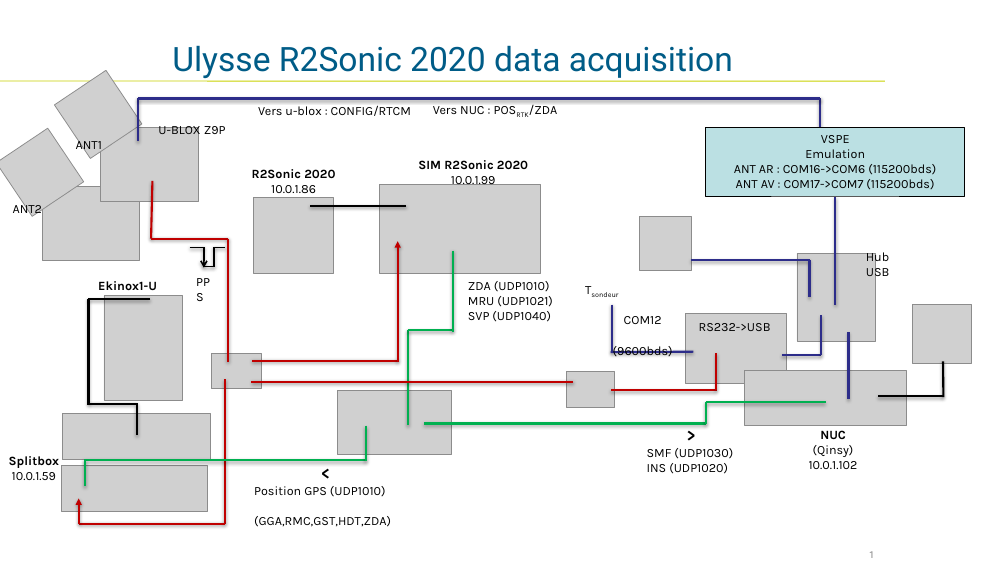
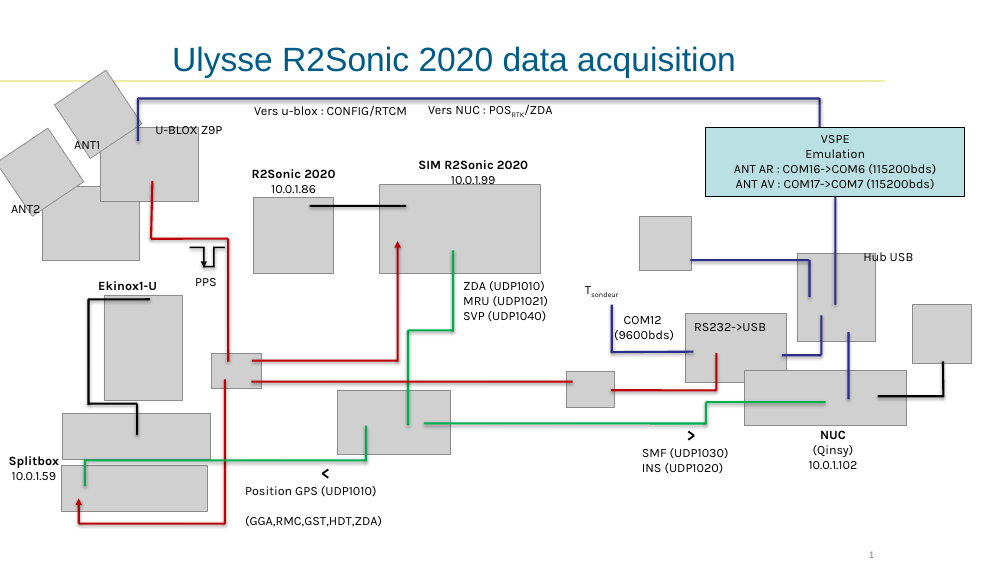
Before and after one commit to KevinBdn/ULYSSE, a slide deck: slide 1 of Documentation/schema_montage_Ulysse_sept2019_006.pptx. Drawn at 1008x567 pixels with LibreOffice and Linux fonts; fonts in the diff are those of the drawing; grey boxes stand for pictures; background and template pictures are left out. Boxes give left, top, right and bottom in pixels: in the first picture for what was removed or moved away, otherwise in the second. Text is boxed around its words. In the diff, an @@ line names an element or a change of style, - is before the commit and + after.

```diff
--- a/Documentation/schema_montage_Ulysse_sept2019_006.pptx
+++ b/Documentation/schema_montage_Ulysse_sept2019_006.pptx
@@ text "Ulysse R2Sonic 2020 data acquisition" at [172, 46, 736, 78]: font Roboto to Arial @@
@@ line (0, 81) - (885, 81): stroke #C8D100 0.75 pt to #C8D100 0.74 pt @@
@@ text "U-BLOX Z9P" rewrapped from [158, 123, 226, 138] to [155, 123, 223, 134] @@
@@ text "Vers u-blox : CONFIG/RTCM": place and size @@
-text "Vers u-blox : CONFIG/RTCM" at [258, 105, 411, 116]
+text "Vers u-blox : CONFIG/RTCM" at [254, 105, 407, 116]
@@ text "Vers NUC : POSRTK/ZDA": place and size @@
-text "Vers NUC : POSRTK/ZDA" at [433, 104, 557, 115]
+text "Vers NUC : POSRTK/ZDA" at [428, 104, 552, 115]
@@ rectangle "VSPE" at [706, 127, 965, 196]: outline #000000 0.75 pt to #000000 0.74 pt @@
@@ text "Hub USB" rewrapped from [866, 252, 890, 280] to [863, 250, 914, 265] @@
@@ text "PPS" rewrapped from [189, 271, 225, 293] to [195, 278, 217, 286] @@
@@ text "ZDA (UDP1010)": place and size @@
-text "ZDA (UDP1010)" at [468, 281, 552, 322]
+text "ZDA (UDP1010)" at [463, 281, 548, 322]
@@ text "COM12" rewrapped from [613, 316, 673, 356] to [614, 316, 674, 341] @@
@@ text "RS232->USB": place and size @@
-text "RS232->USB" at [699, 323, 771, 331]
+text "RS232->USB" at [694, 323, 766, 331]
@@ text ">": place and size @@
-text ">" at [647, 448, 733, 474]
+text ">" at [642, 448, 729, 474]
@@ text "<": place and size @@
-text "<" at [254, 486, 391, 527]
+text "<" at [245, 486, 382, 527]
@@ page number at [869, 551, 874, 558]: font Roboto to Arial @@
```
Also in this commit, not shown: 1 slide added, 3 other files.
